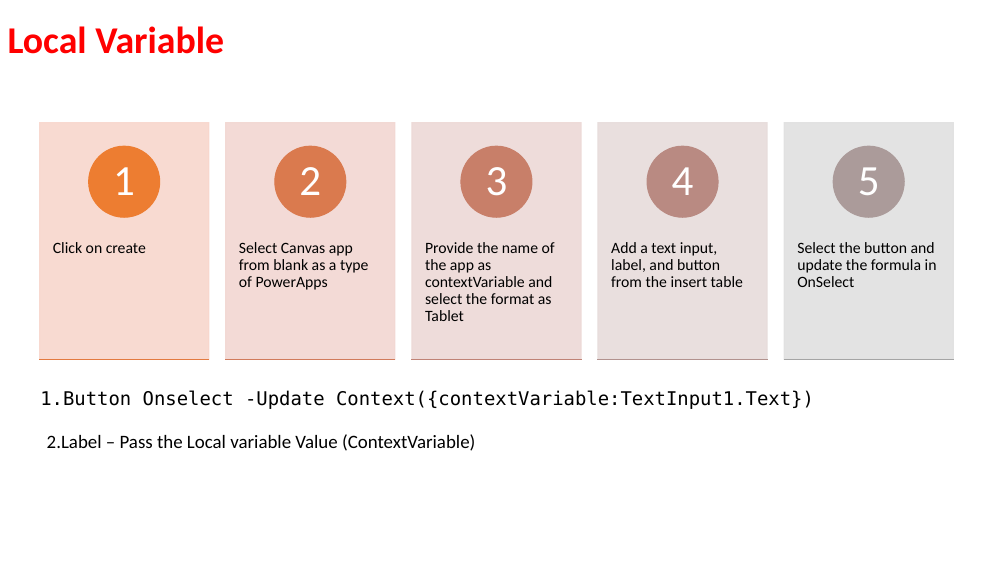
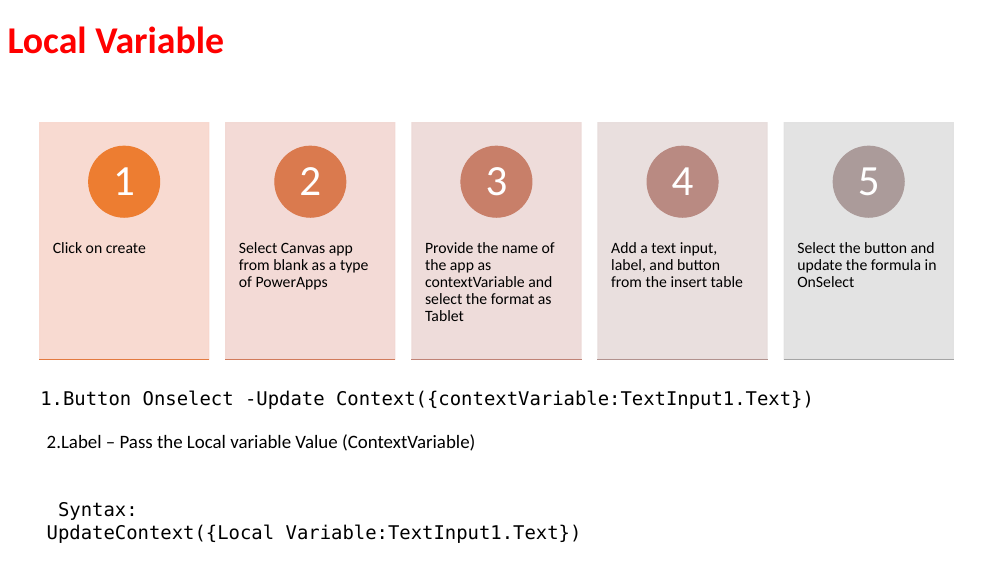
Before and after one commit to raagaraam/PowerApps, a slide deck: slide 17 of POWER APPS.pptx (slide 30 before the commit). Drawn at 1008x567 pixels with LibreOffice and Linux fonts; fonts in the diff are those of the drawing; background and template pictures are left out. Boxes give left, top, right and bottom in pixels: in the first picture for what was removed or moved away, otherwise in the second. Text is boxed around its words. In the diff, an @@ line names an element or a change of style, - is before the commit and + after.

```diff
--- a/POWER APPS.pptx
+++ b/POWER APPS.pptx
@@ text at <box>47,502,582,543</box>: paragraph added @@
+Syntax: UpdateContext({Local Variable:TextInput1.Text})
```
Also in this commit, not shown: 10 other slides changed, 59 slides added, 6 slides removed.
